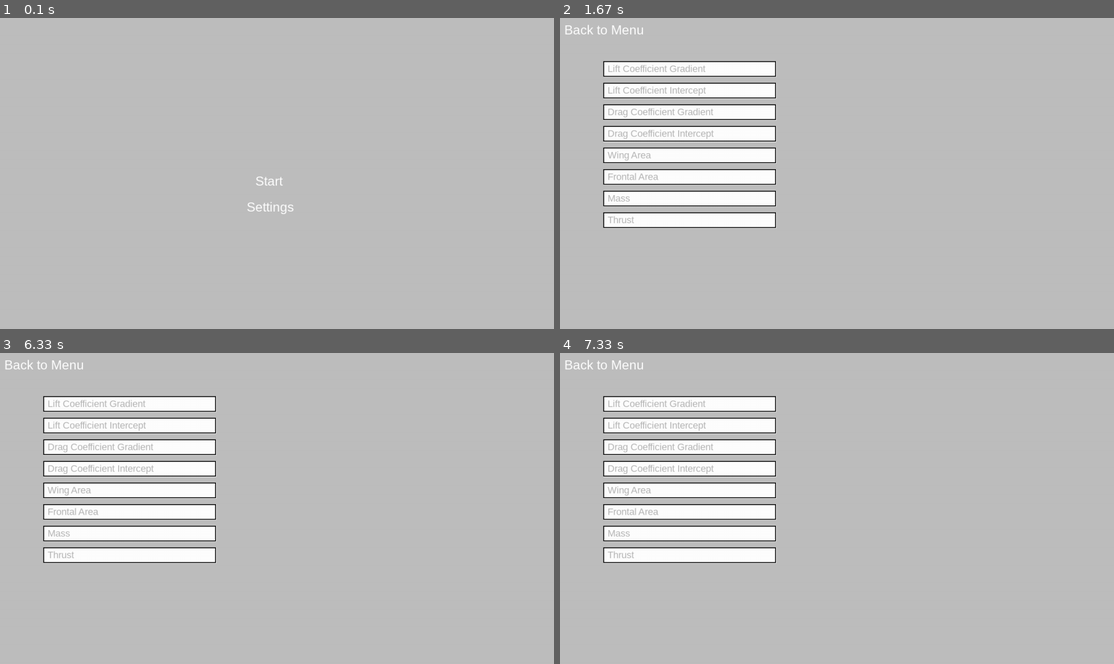
Above: before the commit, frames 1-4 (two rows, left to right).
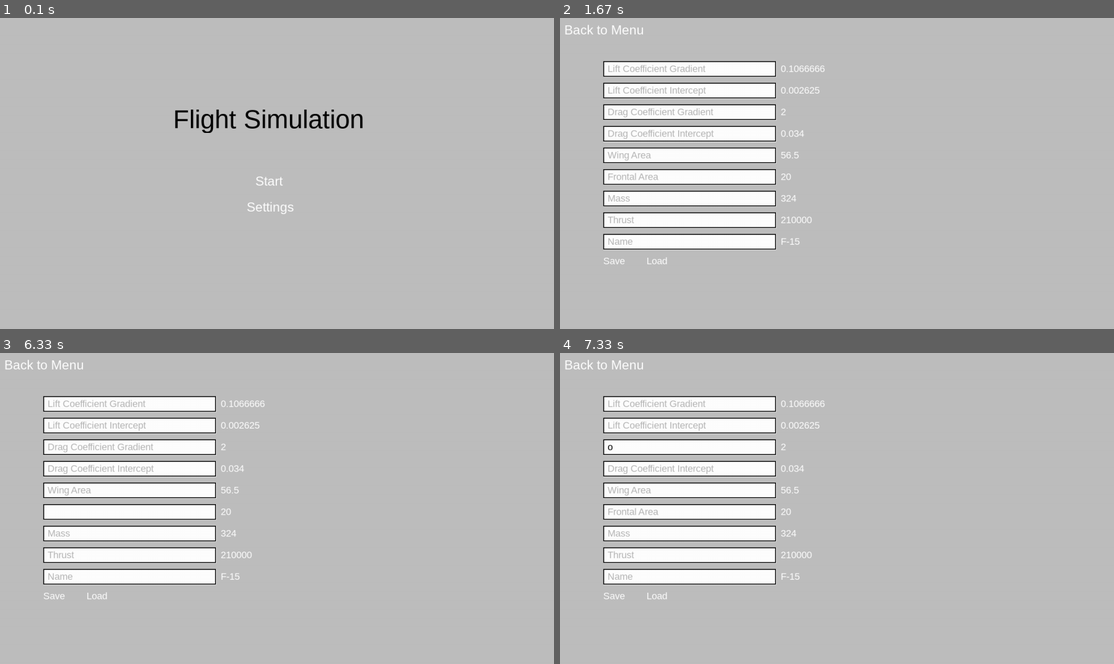
Above: after the commit, the same moments.

Repository: YuHe123456/CS-NEA
Game: pygame game, started from main.py
Two runs of this game, one before a commit and one after it. Both use one fixed random seed, a clock stepped at 60 frames per second and the inputs below.
Inputs (mouse positions are in pixels of both pictures, inside the frame that each line leads up to):
- Up to frame 1 (0.1 s): no input
- Up to frame 2 (1.67 s): press the mouse at (831, 207) at 0.37 s; move the mouse to (897, 185) at 0.47 s; release the mouse at (964, 167) at 0.6 s; press the mouse at (615, 260) at 0.7 s; move the mouse to (742, 204) at 0.8 s; release the mouse at (875, 148) at 0.93 s; type "ann" at 1 s; tap Enter at 1.33 s; press the mouse at (687, 67) at 1.58 s
- Up to frame 3 (6.33 s): move the mouse to (166, 424) at 1.68 s; release the mouse at (199, 443) at 1.82 s; type "a" at 1.88 s; tap Enter at 2.02, 5.43 s; click (44, 365) at 2.48 s; press the mouse at (271, 514) at 2.8 s; move the mouse to (376, 452) at 2.9 s; release the mouse at (481, 390) at 3.03 s; press the mouse at (44, 365) at 3.13 s; move the mouse to (99, 408) at 3.23 s; release the mouse at (155, 449) at 3.37 s; press the mouse at (271, 514) at 3.47 s; move the mouse to (193, 520) at 3.57 s; release the mouse at (121, 530) at 3.7 s; press the mouse at (44, 365) at 3.8 s; move the mouse to (199, 424) at 3.9 s; release the mouse at (354, 480) at 4.03 s; press the mouse at (271, 514) at 4.13 s; move the mouse to (227, 474) at 4.23 s; release the mouse at (188, 430) at 4.37 s; press the mouse at (44, 365) at 4.47 s; move the mouse to (138, 405) at 4.57 s; release the mouse at (238, 449) at 4.7 s; press the mouse at (271, 542) at 4.8 s; move the mouse to (360, 520) at 4.9 s; release the mouse at (454, 502) at 5.03 s; press the mouse at (127, 489) at 5.13 s; move the mouse to (288, 527) at 5.23 s; release the mouse at (443, 564) at 5.37 s; press the mouse at (127, 511) at 5.8 s; move the mouse to (193, 505) at 5.9 s; release the mouse at (260, 499) at 6.03 s; tap Right at 6.1 s
- Up to frame 4 (7.33 s): type "r" at 6.43 s; tap Enter at 6.57 s; press the mouse at (687, 446) at 6.97 s; move the mouse to (853, 443) at 7.07 s; release the mouse at (1014, 440) at 7.2 s; type "o" at 7.27 s

The runs differ from the first frame. In frame 1, 0.8% of the frame differs, in the area x 31-66%, y 29-37%; in frame 2, 2.0%; in frame 3, 2.1%; in frame 4, 2.2%, in the area x 7-48%, y 15-80%.

Commit message:
Added add to file function. Save now possible.

Diff:
--- /dev/null
+++ b/errors/errors.txt
@@ -0,0 +1,3 @@
+F-16,1,0,2,3,1,1,1,1
+F-18,1,0,2,3,1,1,1,1
+B-2,1,0,2,3,1,1,1,1
--- a/file_functions.py
+++ b/file_functions.py
@@ -7,7 +7,8 @@
 
 base = Path(__file__).parent
 preset_dir = base / "presets"
-text_file = preset_dir / "a.txt"
+text_file = preset_dir / "test.txt"
+
 
 def load_file(path):
 
@@ -23,6 +24,30 @@
 
     return text_list
 
+# Add a line to the preset file, but if the name is already present, replace the current one
+
+def add_line(path, elements):
+
+    # read_text().splitlines() handles empty files and strips the final newline
+    lines = path.read_text().splitlines()
+
+    new_line = ",".join(map(str, elements))
+
+    for i in range(len(lines)):
+        if lines[i].split(",")[0] == elements[0]:
+            lines[i] = new_line
+            break
+
+    else:
+        lines.append(new_line)
+
+    path.write_text("\n".join(lines) + "\n")
+
+
+
+if __name__ == "__main__":
+
+    add_line(text_file, ["F-16", 999, 45000, 111, 222, 333, 444, 555, 1])
 
 
 # Given a list of lines, find the line which represents the search term
--- a/main.py
+++ b/main.py
@@ -5,9 +5,12 @@
 from screens import *
 from plane import Plane, PlaneConstants, PlaneState
 import file_functions as ff
+import validation_functions as vf
 import time
 
 TIME_FRAME = Decimal("0.01666666667")
+BUTTON_COLOUR = "white"
+TITLE_COLOUR = "black"
 
 base = Path(__file__).parent
 sprite_path = base / "sprites"
@@ -17,7 +20,6 @@
 
 setAutoUpdate(False)
 
-BUTTON_COLOUR = "white"
 
 screen = screenSize(1280,720,fullscreen=False)
 
@@ -41,23 +43,16 @@
 # Main Menu Buttons
 start_button = makeLabel("Start",30,590,360,fontColour=BUTTON_COLOUR)
 settings_button = makeLabel("Settings",30,570,420,fontColour=BUTTON_COLOUR)
+title_label = makeLabel("Flight Simulation",60,400,200,fontColour=TITLE_COLOUR)
 
 # Settings Buttons
 back_to_menu = makeLabel("Back to Menu",30,10,10,fontColour=BUTTON_COLOUR)
 
-"""                name=output_list[0],
-                lift_coefficient_gradient=output_list[1],
-                lift_coefficient_intercept=output_list[2],
-                drag_coefficient_gradient=output_list[3],
-                drag_coefficient_intercept=output_list[4],
-                wing_area=output_list[5],
-                frontal_area=output_list[6],
-                mass=output_list[7],
-                thrust=output_list[8]
-            )"""
-
 BOX_X_START = 100
 BOX_Y_START = 100
+
+save_button = makeLabel("Save",22,BOX_X_START,BOX_Y_START+450,BUTTON_COLOUR)
+load_button = makeLabel("Load",22,BOX_X_START+100,BOX_Y_START+450,BUTTON_COLOUR)
 
 lift_coefficient_gradient_textbox = makeTextBox(BOX_X_START,BOX_Y_START,400,startingText="Lift Coefficient Gradient",maxLength=15)
 lift_coefficient_intercept_textbox = makeTextBox(BOX_X_START,BOX_Y_START+50,400,startingText="Lift Coefficient Intercept",maxLength=15)
@@ -67,15 +62,42 @@
 frontal_area_textbox = makeTextBox(BOX_X_START,BOX_Y_START+250,400,startingText="Frontal Area",maxLength=15)
 mass_textbox = makeTextBox(BOX_X_START,BOX_Y_START+300,400,startingText="Mass",maxLength=15)
 thrust_textbox = makeTextBox(BOX_X_START,BOX_Y_START+350,400,startingText="Thrust",maxLength=15)
-
-
-variable_boxes_elements_list = [lift_coefficient_gradient_textbox, lift_coefficient_intercept_textbox]
-variable_boxes_elements_list.extend([drag_coefficient_gradient_textbox,drag_coefficient_intercept_textbox])
-variable_boxes_elements_list.extend([wing_area_textbox,frontal_area_textbox,mass_textbox,thrust_textbox])
+name_textbox = makeTextBox(BOX_X_START,BOX_Y_START+400,400,startingText="Name",maxLength=15)
+
+temp_lift_coefficient_gradient = plane_constants.lift_coefficient_gradient
+temp_lift_coefficient_intercept = plane_constants.lift_coefficient_intercept
+temp_drag_coefficient_gradient = plane_constants.drag_coefficient_gradient
+temp_drag_coefficient_intercept = plane_constants.drag_coefficient_intercept
+temp_wing_area = plane_constants.wing_area
+temp_frontal_area = plane_constants.frontal_area
+temp_mass = plane_constants.mass
+temp_thrust = plane_constants.thrust
+temp_name = plane_constants.name
+
+
+temp_lift_coefficient_gradient_label = makeLabel(str(temp_lift_coefficient_gradient),22,BOX_X_START + 410, BOX_Y_START+5, fontColour=BUTTON_COLOUR)
+temp_lift_coefficient_intercept_label = makeLabel(str(temp_lift_coefficient_intercept),22,BOX_X_START + 410, BOX_Y_START+55, fontColour=BUTTON_COLOUR)
+temp_drag_coefficient_gradient_label = makeLabel(str(temp_drag_coefficient_gradient),22,BOX_X_START + 410, BOX_Y_START+105, fontColour=BUTTON_COLOUR)
+temp_drag_coefficient_intercept_label = makeLabel(str(temp_drag_coefficient_intercept),22,BOX_X_START + 410, BOX_Y_START+155, fontColour=BUTTON_COLOUR)
+temp_wing_area_label = makeLabel(str(temp_wing_area),22,BOX_X_START + 410, BOX_Y_START+205, fontColour=BUTTON_COLOUR)
+temp_frontal_area_label = makeLabel(str(temp_frontal_area),22,BOX_X_START + 410, BOX_Y_START+255, fontColour=BUTTON_COLOUR)
+temp_mass_label = makeLabel(str(temp_mass),22,BOX_X_START + 410, BOX_Y_START+305, fontColour=BUTTON_COLOUR)
+temp_thrust_label = makeLabel(str(temp_thrust),22,BOX_X_START + 410, BOX_Y_START+355, fontColour=BUTTON_COLOUR)
+temp_name_label = makeLabel(temp_name,22,BOX_X_START + 410, BOX_Y_START+405, fontColour=BUTTON_COLOUR)
+
+variable_boxes_elements_list = [lift_coefficient_gradient_textbox, lift_coefficient_intercept_textbox,
+                                drag_coefficient_gradient_textbox,drag_coefficient_intercept_textbox,
+                                wing_area_textbox,frontal_area_textbox,mass_textbox,thrust_textbox,
+                                name_textbox]
+
+variable_boxes_label_list = [temp_lift_coefficient_gradient_label,temp_lift_coefficient_intercept_label,
+                             temp_drag_coefficient_gradient_label,temp_drag_coefficient_intercept_label,
+                             temp_wing_area_label,temp_frontal_area_label,temp_mass_label,
+                             temp_thrust_label,temp_name_label, save_button, load_button]
 
 flight_screen = FlightScreen(plane_object,[back_to_menu])
-settings_screen = SettingScreen([back_to_menu],variable_boxes_elements_list)
-menu_screen = MenuScreen([start_button,settings_button])
+settings_screen = SettingScreen([back_to_menu],variable_boxes_elements_list, variable_boxes_label_list)
+menu_screen = MenuScreen([start_button,settings_button,title_label])
 
 activeScreen = "menu" # menu, settings or flight
 menu_screen.activate_screen()
@@ -88,22 +110,101 @@
 
         case "menu":
 
-            if spriteClicked(settings_button):
+            if spriteClicked(settings_button): # Switch to settings
                 activeScreen = "settings"
                 menu_screen.deactivate_screen()
                 settings_screen.activate_screen()
 
-            if spriteClicked(start_button):
+            if spriteClicked(start_button): # Switch to flight screen
                 activeScreen = "flight"
                 menu_screen.deactivate_screen()
                 flight_screen.activate_screen()
 
         case "settings":
 
-            if spriteClicked(back_to_menu):
+            if spriteClicked(back_to_menu): # Back to menu, for both settings and flight
                 activeScreen = "menu"
                 settings_screen.deactivate_screen()
                 menu_screen.activate_screen()
+
+            if spriteClicked(lift_coefficient_gradient_textbox): # Takes and validates user input
+                user_input = vf.validate_coefficient(textBoxInput(lift_coefficient_gradient_textbox))
+
+                if user_input != False:
+                    temp_lift_coefficient_gradient = user_input
+                    changeLabel(temp_lift_coefficient_gradient_label, str(user_input))
+
+
+            if spriteClicked(lift_coefficient_intercept_textbox):
+                user_input = vf.validate_intercept(textBoxInput(lift_coefficient_intercept_textbox))
+
+                if user_input != False:
+                    temp_lift_coefficient_intercept = user_input
+                    changeLabel(temp_lift_coefficient_intercept_label, str(user_input))
+
+
+            if spriteClicked(drag_coefficient_gradient_textbox):
+                user_input = vf.validate_coefficient(textBoxInput(drag_coefficient_gradient_textbox))
+
+                if user_input != False:
+                    temp_drag_coefficient_gradient = user_input
+                    changeLabel(temp_drag_coefficient_gradient_label, str(user_input))
+
+
+            if spriteClicked(drag_coefficient_intercept_textbox):
+                user_input = vf.validate_intercept(textBoxInput(drag_coefficient_intercept_textbox))
+
+                if user_input != False:
+                    temp_drag_coefficient_intercept = user_input
+                    changeLabel(temp_drag_coefficient_intercept_label, str(user_input))
+
+
+            if spriteClicked(wing_area_textbox):
+                user_input = vf.validate_scalar(textBoxInput(wing_area_textbox))
+
+                if user_input != False:
+                    temp_wing_area = user_input
+                    changeLabel(temp_wing_area_label, str(user_input))
+
+
+            if spriteClicked(frontal_area_textbox):
+                user_input = vf.validate_scalar(textBoxInput(frontal_area_textbox))
+
+                if user_input != False:
+                    temp_frontal_area = user_input
+                    changeLabel(temp_frontal_area_label, str(user_input))
+
+
+            if spriteClicked(mass_textbox):
+                user_input = vf.validate_scalar(textBoxInput(mass_textbox))
+
+                if user_input != False:
+                    temp_mass = user_input
+                    changeLabel(temp_mass_label, str(user_input))
+
+
+            if spriteClicked(thrust_textbox):
+                user_input = vf.validate_scalar(textBoxInput(thrust_textbox))
+
+                if user_input != False:
+                    temp_thrust = user_input
+                    changeLabel(temp_thrust_label, str(user_input))
+
+            if spriteClicked(name_textbox):
+                user_input = vf.validate_name(textBoxInput(name_textbox))
+
+                if user_input != False:
+                    temp_name = user_input
+                    changeLabel(temp_name_label, str(user_input))
+
+            if spriteClicked(save_button):
+
+                ff.add_line(preset_path,[temp_name,temp_lift_coefficient_gradient,temp_lift_coefficient_intercept,
+                                         temp_drag_coefficient_gradient,temp_drag_coefficient_intercept,
+                                         temp_wing_area,temp_frontal_area,temp_mass,temp_thrust])
+                plane_object.constants = ff.search_for_line(ff.load_file(preset_path), temp_name)
+
+                print(plane_constants.mass)
 
 
         case "flight":
--- a/presets/presets.csv
+++ b/presets/presets.csv
@@ -1 +1,3 @@
-F-15,0.1066666,0.002625,2,0.034,56.5,20,18143.695,210000
+F-15,0.1066666,0.002625,2,0.034,56.5,20,324,210000
+32432423,0.1066666,0.002625,2,0.034,56.5,20,324,300000
+F-16,0.1066666,0.002625,2,0.034,56.5,20,324,300000
--- a/presets/test.txt
+++ b/presets/test.txt
@@ -1,3 +1,3 @@
-F-16,1,0,2,3,1,1,1,1
-F-18,1,0,2,3,1,1,1,1
-B-2,1,0,2,3,1,1,1,1
+F-18,324,23543,346,346,436,346,346,1
+F-16,999,45000,111,222,333,444,555,1
+MiG-29,843,21005,332,776,120,449,902,0
--- a/screens.py
+++ b/screens.py
@@ -13,7 +13,6 @@
     def activate_screen(self):
 
         pf.setBackgroundColour(MENU_BACKGROUND_COLOUR)
-        print("background coloour set screen")
         for element in self.elements:
             pf.showLabel(element)
 
@@ -56,17 +55,26 @@
 
 class SettingScreen(Screen): # Represents the settings screen
 
-    def __init__(self,elements,variable_boxes):
+    def __init__(self,elements,variable_boxes,label_boxes):
 
         super().__init__(elements)
         self.variable_boxes = variable_boxes
+        self.label_boxes = label_boxes
 
     def activate_screen(self):
         super().activate_screen()
+
         for box in self.variable_boxes:
             pf.showTextBox(box)
 
+        for label in self.label_boxes:
+            pf.showLabel(label)
+
     def deactivate_screen(self):
         super().deactivate_screen()
+
         for box in self.variable_boxes:
             pf.hideTextBox(box)
+
+        for label in self.label_boxes:
+            pf.hideLabel(label)
--- a/validation_functions.py
+++ b/validation_functions.py
@@ -1,7 +1,7 @@
 from pathlib import Path
 from decimal import Decimal, InvalidOperation
 
-NAME_MAX_LENGTH = 20
+NAME_MAX_LENGTH = 15
 
 base = Path(__file__).parent
 
@@ -18,7 +18,7 @@
     if decimal_coefficient <= Decimal("0"): # Checks for negative or zero values
         return False
 
-    return True
+    return Decimal(coefficient)
 
 # Validate an intercept - called by validate_preset
 
@@ -33,7 +33,7 @@
     if decimal_intercept < Decimal("0"): # 0 values and above are accepted
         return False
 
-    return True
+    return Decimal(intercept)
 
 # Validate a scalar value - called by validate_preset
 
@@ -48,7 +48,7 @@
     if decimal_scalar <= Decimal("0"): # Scalars must be positive values
         return False
 
-    return True
+    return Decimal(scalar)
 
 # Validate the length of the name - called by validate_preset
 
@@ -57,7 +57,7 @@
     if len(name) > NAME_MAX_LENGTH: # Uses global constant to validate name length
         return False
 
-    return True
+    return name.strip()
 
 # Write a malformed line to the given error file path - called by validate preset
 
@@ -92,9 +92,6 @@
         validate_scalar(preset_values_list[7]),
         validate_scalar(preset_values_list[8])
     ]
-
-    #print(validation_suite) # TEMPORARY ======================================
-    #=========================================================================
 
 
     if not all(validation_suite): # If there is one or more failures in the suite:
Not shown, changed: TODO.txt
